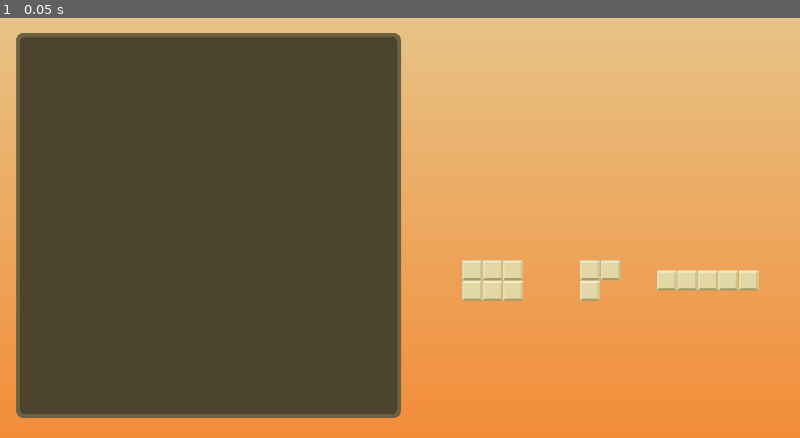
Above: before the commit, frame 1.
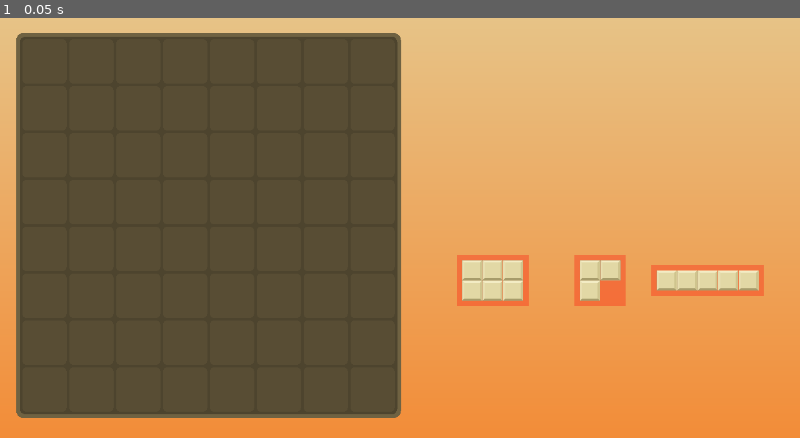
Above: after the commit, the same moment.

Repository: morenets-serhii-KPI/computer_games_project
Game: Godot game, scene res://scenes/main.tscn
Two runs of this game, one before a commit and one after it. Both use one fixed random seed, a clock stepped at 60 frames per second and the inputs below.
Inputs:
- Up to frame 1 (0.05 s): no input

The runs differ from the first frame. In frame 1, 1.2% of the frame differs, in the area x 57-96%, y 56-69%.

Commit message:
feat: mouse drag

Diff:
--- a/scenes/piece.tscn
+++ b/scenes/piece.tscn
@@ -2,9 +2,17 @@
 
 [ext_resource type="Script" uid="uid://dpqcv0crvl2bw" path="res://scripts/piece.gd" id="1_gebih"]
 
+[sub_resource type="RectangleShape2D" id="RectangleShape2D_gebih"]
+resource_local_to_scene = true
+size = Vector2(0, 0)
+
 [node name="Piece" type="Node2D" unique_id=1777924144]
-z_index = 100
 script = ExtResource("1_gebih")
+
+[node name="Area2D" type="Area2D" parent="." unique_id=1157060314]
+
+[node name="CollisionShape2D" type="CollisionShape2D" parent="Area2D" unique_id=1880097814]
+shape = SubResource("RectangleShape2D_gebih")
 
 [node name="Blocks" type="Node2D" parent="." unique_id=419059739]
 z_index = 100
--- a/scenes/tile.tscn
+++ b/scenes/tile.tscn
@@ -7,10 +7,11 @@
 shader_parameter/corner_radius = 0.2000000095
 
 [node name="Tile" type="Node2D" unique_id=1859091705]
-z_index = 1
+z_index = 100
 position = Vector2(4, 4)
 
 [node name="Cell" type="ColorRect" parent="." unique_id=2028499049]
+z_index = 100
 material = SubResource("ShaderMaterial_3dk36")
 offset_left = 20.0
 offset_top = 20.0
--- a/scripts/board.gd
+++ b/scripts/board.gd
@@ -40,6 +40,7 @@
 	# ❗ контейнер не рухаємо глобально
 	pieces_container.position = Vector2(0, 0)
 
+	generate_board()
 	spawn_pieces()
 
 
@@ -129,3 +130,24 @@
 		piece.position = slot_center - center_offset
 
 		pieces_container.add_child(piece)
+
+
+const TileScene = preload("res://scenes/tile.tscn")
+
+const GRID_W = 8
+const GRID_H = 8
+const TILE_SIZE = 150
+
+
+func generate_board():
+	for y in range(GRID_H):
+		for x in range(GRID_W):
+			var tile = TileScene.instantiate()
+
+			# позиція в сітці
+			tile.position = Vector2(x * TILE_SIZE, y * TILE_SIZE)
+
+			# опціонально: щоб було видно поверх всього
+			tile.z_index = 1
+
+			add_child(tile)
--- a/scripts/piece.gd
+++ b/scripts/piece.gd
@@ -5,17 +5,47 @@
 const TILE_SIZE = 150
 var block_scene = preload("res://scenes/piece_block.tscn")
 
+@onready var collision = $Area2D/CollisionShape2D
+
+# тимчасове збереження shape, якщо setup викликали до ready
+var pending_shape = null
+
+
+static var current_dragged = null
+var start_position = Vector2.ZERO
+
+
+func _ready():
+
+	print($Area2D)
+	print($Area2D.input_pickable)
+	print($Area2D.monitoring)
+
+	start_position = global_position
+
+	# підключаємо input від Area2D
+
+	if pending_shape != null:
+		_apply_shape(pending_shape)
+
 
 func setup(shape):
+	# якщо нода ще не готова — відкладаємо
+	if not is_node_ready():
+		pending_shape = shape
+	else:
+		_apply_shape(shape)
 
+
+func _apply_shape(shape):
 	form = shape
 
 	clear_blocks()
 	create_blocks()
+	update_collision()
 
 
 func clear_blocks():
-
 	if not has_node("Blocks"):
 		return
 
@@ -24,15 +54,12 @@
 
 
 func create_blocks():
-
 	if not has_node("Blocks"):
 		return
 
 	for y in range(form.size()):
 		for x in range(form[y].size()):
-
 			if form[y][x] == 1:
-
 				var block = block_scene.instantiate()
 
 				block.position = Vector2(
@@ -48,3 +75,105 @@
 	for row in form:
 		max_width = max(max_width, row.size())
 	return max_width
+
+
+func update_collision():
+	if collision == null or collision.shape == null:
+		print("❌ collision not ready")
+		return
+
+	var min_x = INF
+	var min_y = INF
+	var max_x = -INF
+	var max_y = -INF
+
+	for block in $Blocks.get_children():
+		var pos = block.position
+
+		min_x = min(min_x, pos.x)
+		min_y = min(min_y, pos.y)
+		max_x = max(max_x, pos.x)
+		max_y = max(max_y, pos.y)
+
+	# розмір фігури
+	var width = max_x - min_x + TILE_SIZE
+	var height = max_y - min_y + TILE_SIZE
+
+	# padding (10-20%)
+	var padding = TILE_SIZE * 0.5
+
+	var size = Vector2(
+		width + padding,
+		height + padding
+	)
+
+	collision.shape.size = size
+
+	# центр по реальній фігурі
+	collision.position = Vector2(
+		min_x + width / 2,
+		min_y + height / 2
+	)
+
+
+
+var dragging = false
+var drag_offset = Vector2.ZERO
+
+func _input(event):
+
+	if event is InputEventMouseButton and event.button_index == MOUSE_BUTTON_LEFT:
+
+		if event.pressed:
+
+			if current_dragged == null and is_mouse_over():
+				current_dragged = self
+				dragging = true
+				drag_offset = global_position - get_global_mouse_position()
+
+		else:
+			if dragging and current_dragged == self:
+				dragging = false
+				current_dragged = null
+
+				global_position = start_position
+
+
+func is_mouse_over():
+
+	if collision == null or collision.shape == null:
+		return false
+
+	var mouse_global = get_global_mouse_position()
+
+	# переводимо мишку в локальні координати collision
+	var mouse_local = collision.to_local(mouse_global)
+
+	# перевірка для RectangleShape2D
+	var rect = collision.shape as RectangleShape2D
+	if rect:
+		var half_size = rect.size / 2
+		return Rect2(-half_size, rect.size).has_point(mouse_local)
+
+	return false
+
+func _process(delta):
+
+	if dragging and current_dragged == self:
+		global_position = get_global_mouse_position() + drag_offset
+
+	queue_redraw()
+
+func _draw():
+
+	if collision == null or collision.shape == null:
+		return
+
+	var size = collision.shape.size
+	var center = collision.position
+
+	draw_rect(
+		Rect2(center - size / 2, size),
+		Color(1, 0, 0, 0.3),  # червоний прозорий
+		true
+	)
